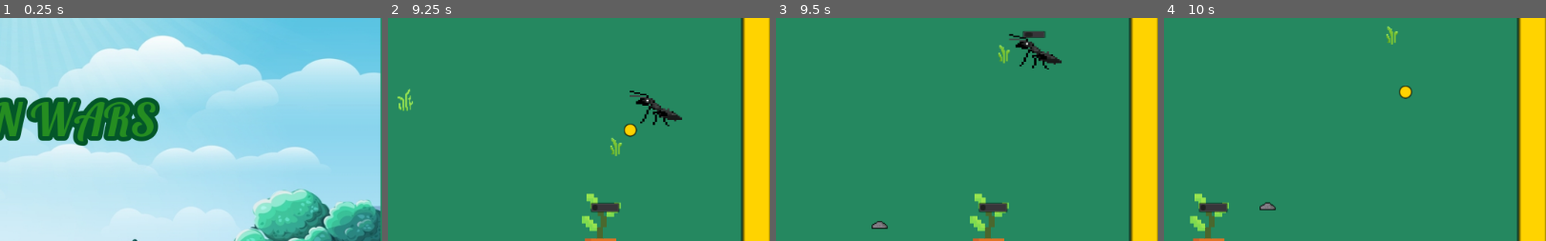
Above: before the commit, frames 1-4 (left to right).
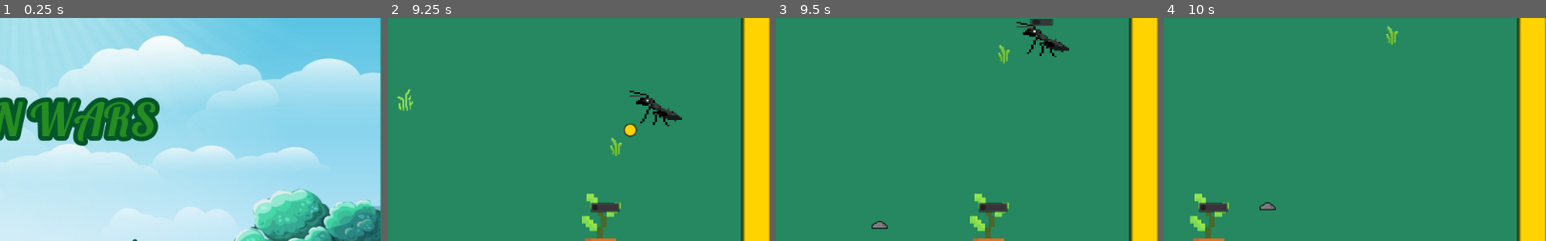
Above: after the commit, the same moments.

Repository: am-camila/Garden-Wars
Game: Godot game, scene res://models/Main/Main.tscn
The game is run twice, just before and just after one commit, with the same random seed, the same clock (stepped at 60 frames per second) and the same inputs.
Inputs:
- Up to frame 1 (0.25 s): no input
- Up to frame 2 (9.25 s): click "Start" at 0.5 s; tap Enter at 1.25 s; hold D (move_right) 1.28-2.03 s; tap F (special_attack) every 0.75 s from 1.35 to 8.85 s; hold S (move_down) 2.03-2.78 s; hold D (move_right) 2.78-3.53 s; hold W (move_up) 3.53-4.28 s; hold A (move_left) 4.28-5.78 s; hold S (move_down) 5.78-6.53 s; hold D (move_right) 6.53-7.28 s; hold W (move_up) 7.28-8.03 s; hold D (move_right) 8.03-8.78 s; hold S (move_down) from 8.78 s (still down)
- Up to frame 3 (9.5 s): keep holding S (move_down)
- Up to frame 4 (10 s): release S (move_down) at 9.53 s; hold A (move_left) from 9.53 s (still down); tap F (special_attack) at 9.6 s
The pictures show only the part of the screen within x 50-100%, y 0-50%; the shares and areas given below are measured in that part.

Frames 1-2 are identical in both runs. In frame 3, 1.4% of the frame differs, in the area x 61-77%, y 0-24%; in frame 4, 0.2%.

Commit message:
agrego pequeño knockup al impactar al enemigo y modifico el hit
Ahora no atravieza el projectil sino que desaparece al impactar

Diff:
--- a/src/Player.gd
+++ b/src/Player.gd
@@ -161,7 +161,6 @@
 
 func increaseSpeed(duration, strength):
 	speed = speed * strength
-	print("VELOCIDAD: "+ str(speed))
 
 func increaseDamage(duration, strength):
 	damage = damage * strength
@@ -179,7 +178,6 @@
 	damage = normal_damage
 	shieldArea.monitoring = true
 
-	print("restoring attributes to velocity:"+ str(speed) + "damage:" + str(damage) + str("- deactivated area"))
 
 func increaseHealth(strength):
 	print(health)
--- a/src/PowerUp.gd
+++ b/src/PowerUp.gd
@@ -19,7 +19,6 @@
 	player.powerUp_active = true
 
 func _on_Node2D_body_entered(body):
-	print("choque con un nodo: "+str(body))
 	if body is Player:
 		applyPowerUp(body,duration,strength)
 		queue_free()
--- a/src/Projectile.gd
+++ b/src/Projectile.gd
@@ -7,10 +7,12 @@
 export (float) var VELOCITY:float = 400.0
 
 var direction:Vector2
+var spawn:Vector2
 
 func initialize(container, spawn_position:Vector2, direction2:Vector2):
 	container.add_child(self)
 	self.direction = direction2
+	spawn = spawn_position
 	global_position = spawn_position
 	lifetime_timer.connect("timeout", self, "_on_lifetime_timer_timeout")
 	lifetime_timer.start()
--- a/src/models/Enemy/Enemy.gd
+++ b/src/models/Enemy/Enemy.gd
@@ -45,6 +45,10 @@
 func _on_Area2D_body_entered(body):
 	if body is Projectile:
 		max_health -= player.damage
+		var direction = (position - body.spawn ).normalized()
+		var movement = direction * (body.VELOCITY * 0.05)
+		position += movement
+		body.queue_free()
 		$LifeBar.value = max_health
 		$LifeBar.show()
 		GLOBALS.emit_signal("hit")
@@ -70,14 +74,10 @@
 	parientes.append(area)
 	areasDentro += 1
 	if areasDentro > 0:
-		var breth_dist_sqr:float = Vector2(48.0, 0.0).length_squared()
 		for elem in parientes:
 			var direction:Vector2 = global_position - elem.global_position
-			var distance:float = direction.length_squared()
-			var magnitude:float = abs(distance - breth_dist_sqr) / breth_dist_sqr
 			position += direction.normalized() * 3
-#	var direction:Vector2 = global_position - area.global_position
-#	position += direction.normalized()
+
 
 
 func _on_CollisionParents_area_exited(area):
--- a/src/models/PowerUps/HitDamagePowerUp.gd
+++ b/src/models/PowerUps/HitDamagePowerUp.gd
@@ -16,14 +16,13 @@
 	if (player.powerUp_active):
 		player.restore_normal_attributes()
 
-	print("applying powerUp: Hit Damage for "+str(duration) +"and with strength "+ str(strength))
+
 	player.increaseDamage(duration, strength)
 	player.powerUp_timer.start()
-	print("applying powerup - damage: "+ str(player.damage))
+
 
 
 func _on_Area2D_body_entered(body):
-		print("choqué con un nodo: "+str(body))
 		if body is Player:
 			applyPowerUp(body,duration,strength)
 			queue_free()
